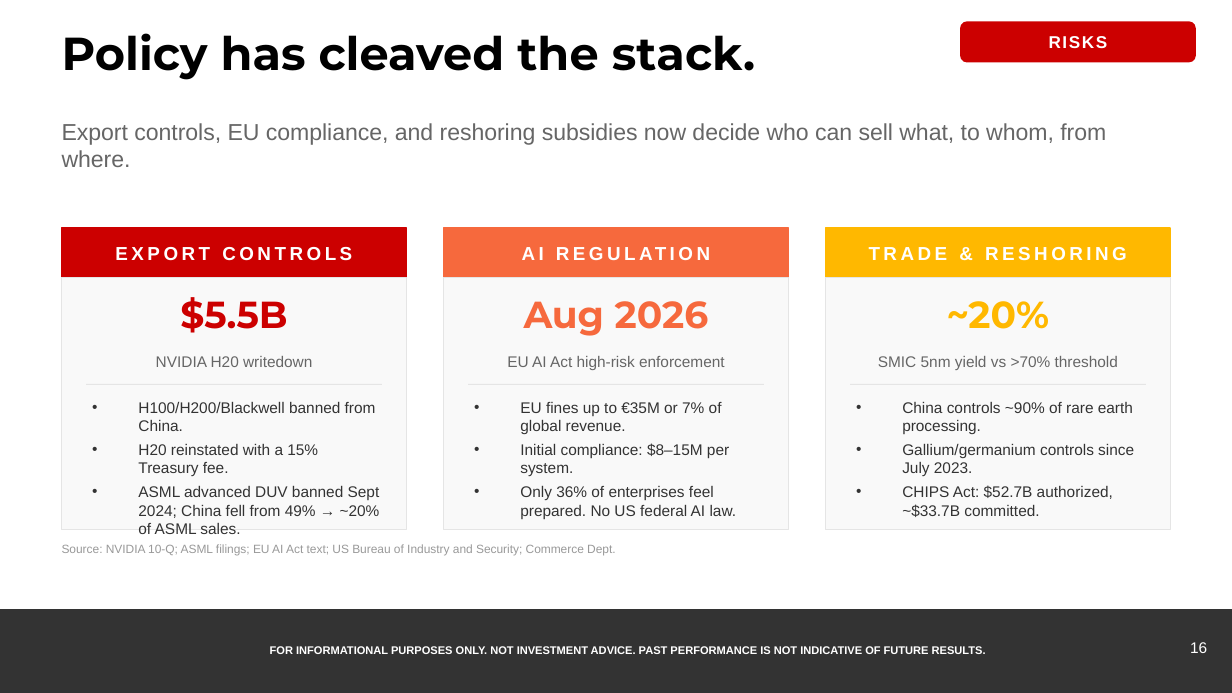
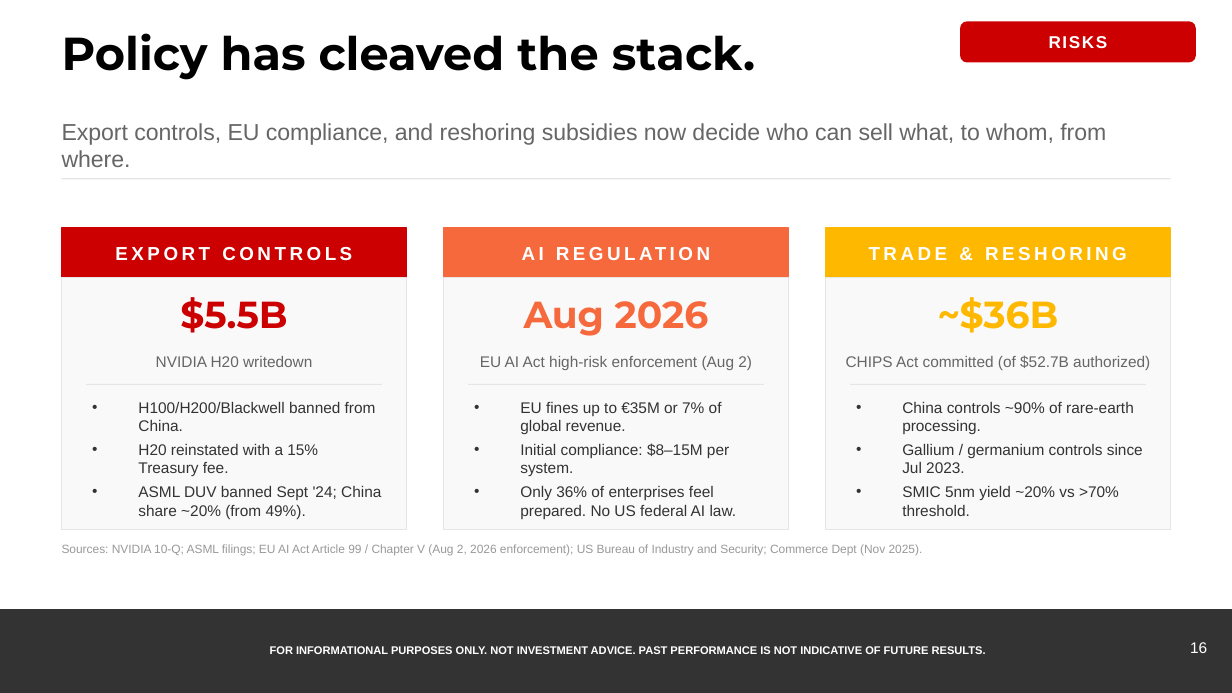
Before and after one commit to samuelcmcclellan-cell/ai-markets-deck, a slide deck: slide 16 of ai-markets-deck.pptx. Drawn at 1232x693 pixels with LibreOffice and Linux fonts; fonts in the diff are those of the drawing. Boxes give left, top, right and bottom in pixels: in the first picture for what was removed or moved away, otherwise in the second. Text is boxed around its words. In the diff, an @@ line names an element or a change of style, - is before the commit and + after.

```diff
--- a/ai-markets-deck.pptx
+++ b/ai-markets-deck.pptx
@@ line added from (62, 179) to (1170, 179), #E5E5E5 0.75 pt @@
@@ text at [938,297,1059,333]: text changed @@
-~20%
+~$36B
@@ text at [480,356,752,370]: text changed @@
-EU AI Act high-risk enforcement
+EU AI Act high-risk enforcement (Aug 2)
@@ text at [846,355,1150,370]: text changed @@
-SMIC 5nm yield vs >70% threshold
+CHIPS Act committed (of $52.7B authorized)
@@ text at [902,402,1143,516]: text changed @@
-• China controls ~90% of rare earth processing.
-• Gallium/germanium controls since July 2023.
-• CHIPS Act: $52.7B authorized, ~$33.7B committed.
+• China controls ~90% of rare-earth processing.
+• Gallium / germanium controls since Jul 2023.
+• SMIC 5nm yield ~20% vs >70% threshold.
@@ text at [138,486,381,519]: text changed @@
-• ASML advanced DUV banned Sept 2024; China fell from 49% → ~20% of ASML sales.
+• ASML DUV banned Sept '24; China share ~20% (from 49%).
@@ text at [62,544,923,556]: text changed @@
-Source: NVIDIA 10-Q; ASML filings; EU AI Act text; US Bureau of Industry and Security; Commerce Dept.
+Sources: NVIDIA 10-Q; ASML filings; EU AI Act Article 99 / Chapter V (Aug 2, 2026 enforcement); US Bureau of Industry and Security; Commerce Dept (Nov 2025).
```
Also in this commit, not shown: 20 other slides changed, 23 other files.
